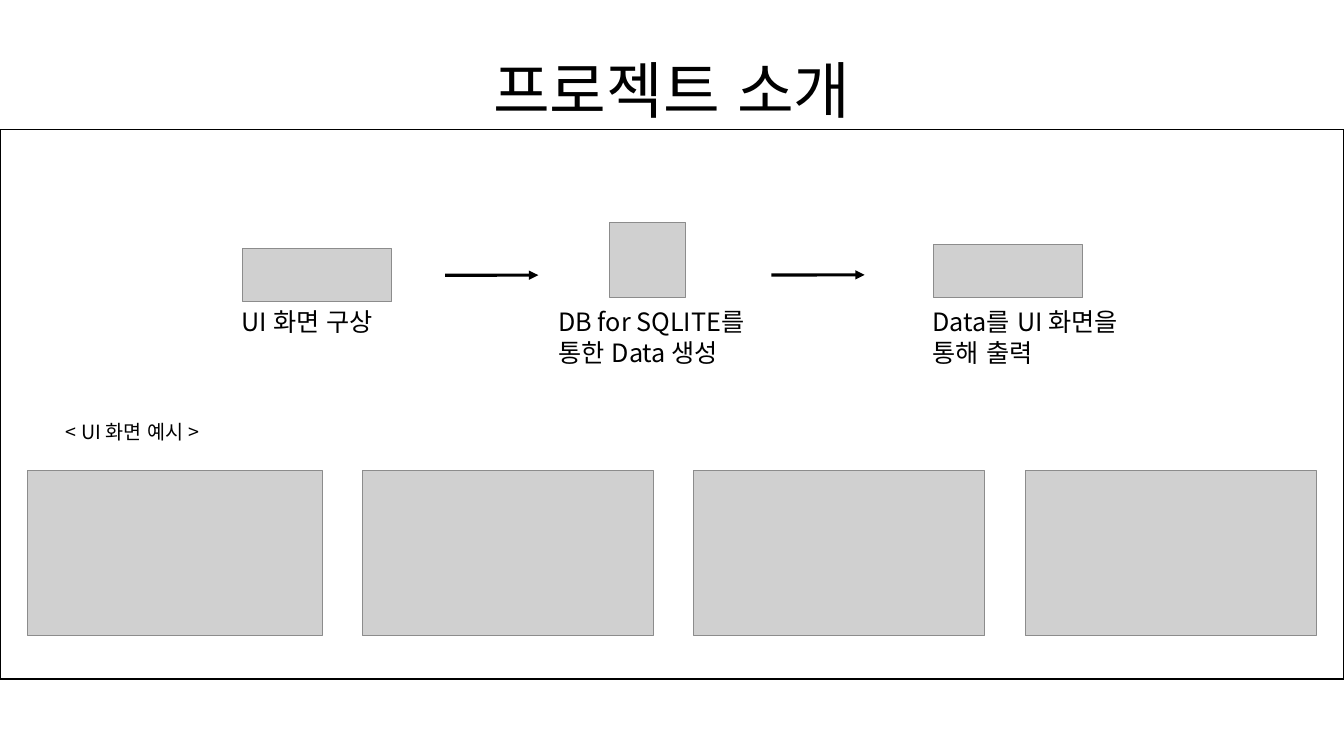
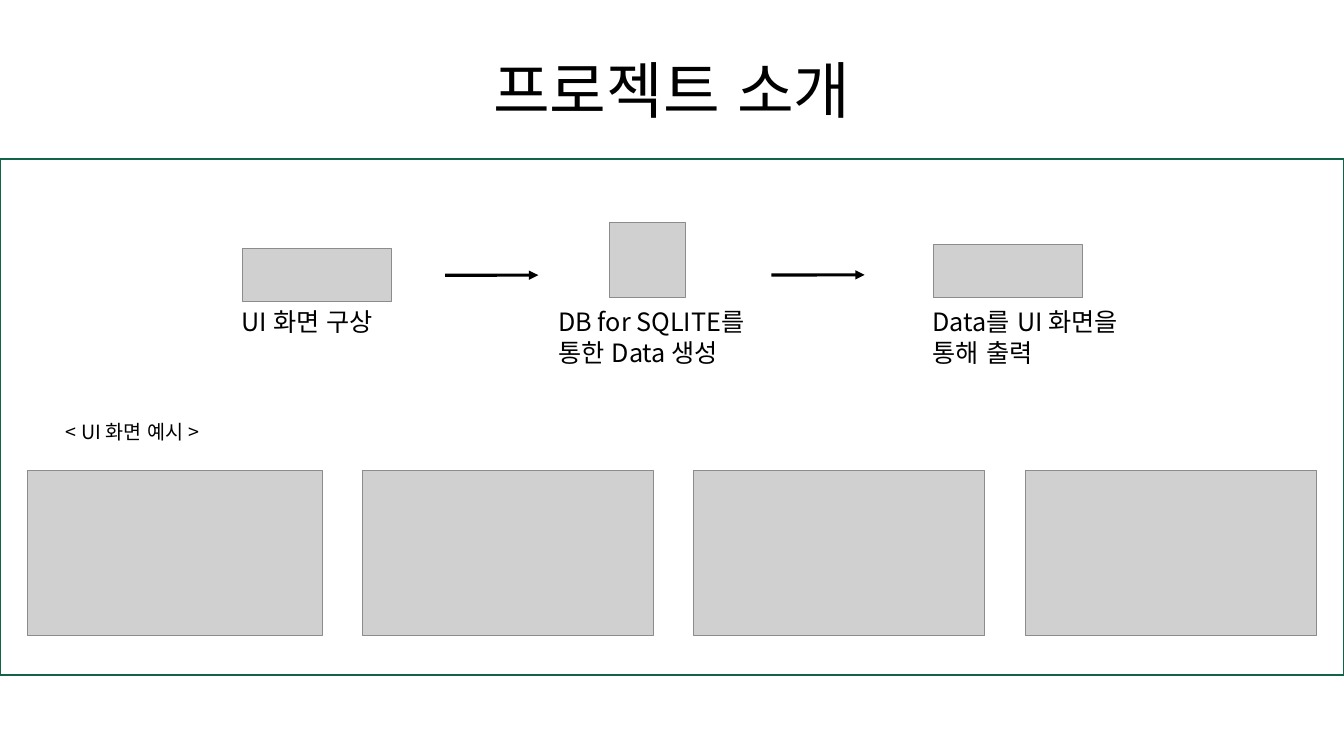
Before and after one commit to ssufunny/Internship-2022Winter, a slide deck: slide 2 of ubifarm.pptx. Drawn at 1344x756 pixels with LibreOffice and Linux fonts; fonts in the diff are those of the drawing; grey boxes stand for pictures. Boxes give left, top, right and bottom in pixels: in the first picture for what was removed or moved away, otherwise in the second. Text is boxed around its words. In the diff, an @@ line names an element or a change of style, - is before the commit and + after.

```diff
--- a/ubifarm.pptx
+++ b/ubifarm.pptx
@@ rectangle: place and size @@
-rectangle at (0, 130, 1344, 680)
+rectangle at (0, 159, 1344, 676)
@@ rectangle at (0, 159, 1344, 676): fill #FFFFFF to none; outline #000000 1 pt to #126447 1.5 pt @@
```
Also in this commit, not shown: 1 other file.
